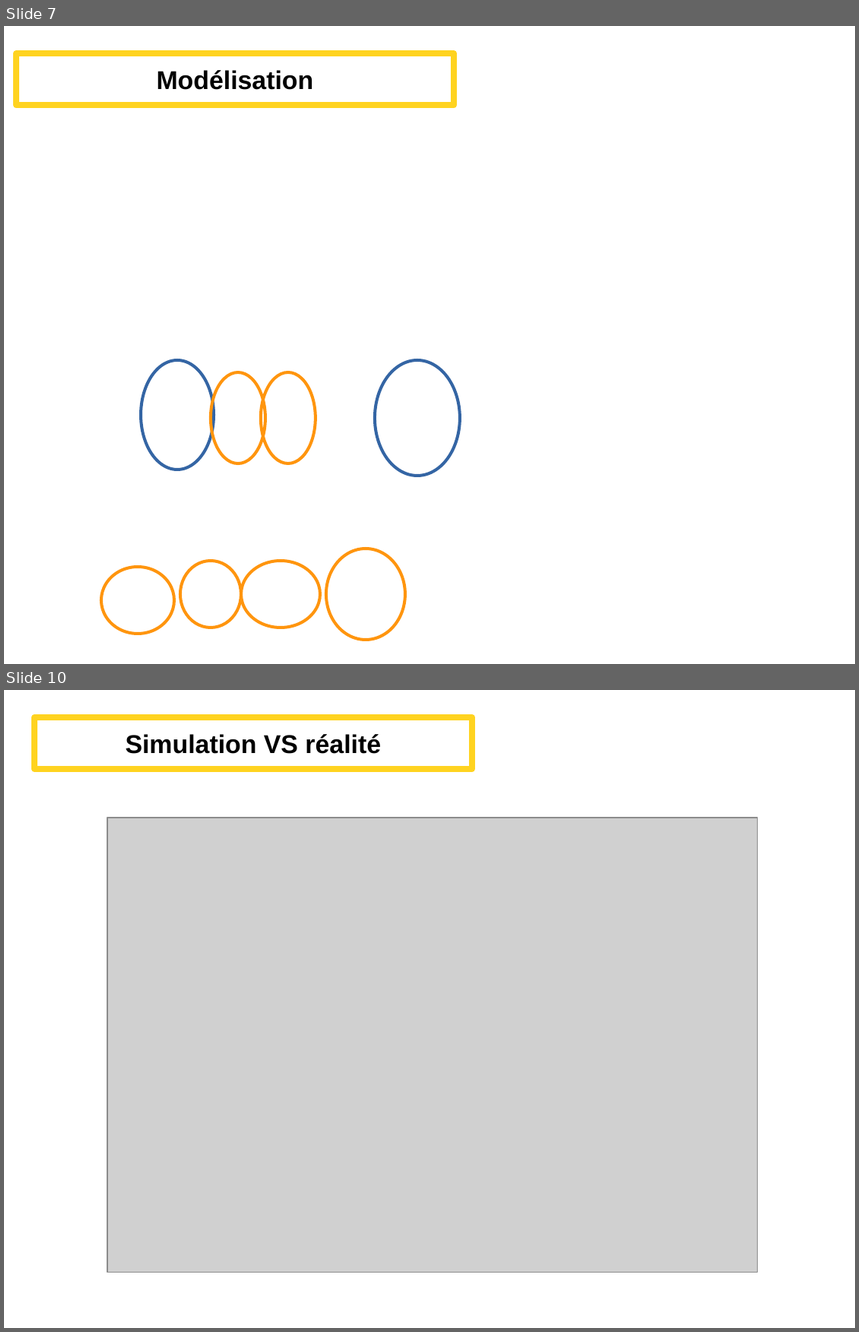
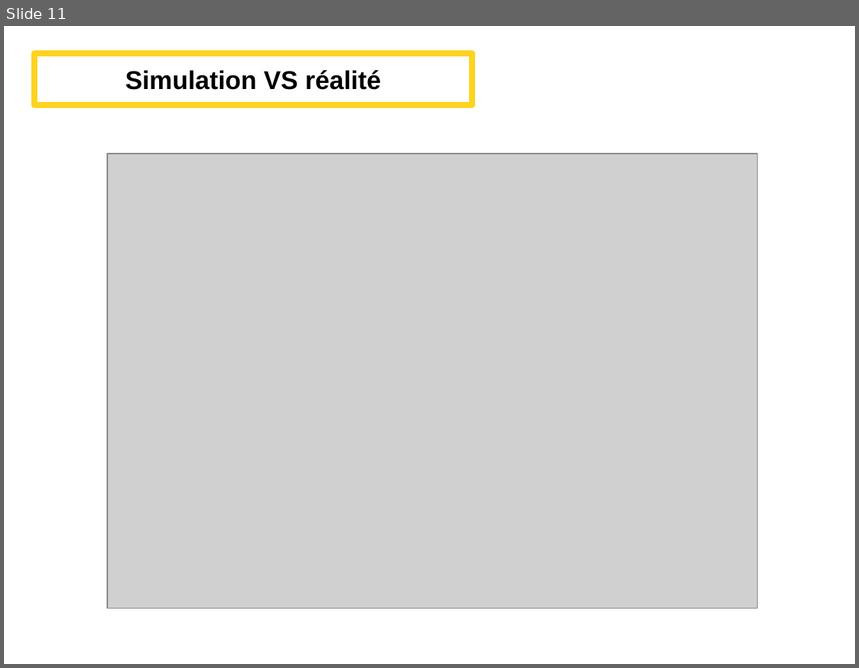
Before and after one commit to Alex-Lec/Projet-2I013-, a slide deck: Présentation_projetRobot.odp. Shown one above the other, each under a label of ours: slides 7 and 10 before the commit, slide 11 after it; the slides between them are not shown. The pictures are 859x1332 and 859x668 pixels, drawn with LibreOffice and Linux fonts; fonts in the diff are those of the drawing; grey boxes stand for pictures; background and template pictures are left out. Boxes give left, top, right and bottom in pixels: in the first picture for what was removed or moved away, otherwise in the second. Text is boxed around its words. In the diff, an @@ line names an element or a change of style, - is before the commit and + after.

```diff
--- a/Présentation_projetRobot.odp
+++ b/Présentation_projetRobot.odp
@@ slide 7 removed at (4,26,855,664), background picture (left out) @@
@@ title removed at (16,54,455,106) @@
-Modélisation
@@ ellipse removed at (141,360,213,470) @@
@@ ellipse removed at (375,360,460,477) @@
@@ ellipse removed at (211,373,266,464) @@
@@ ellipse removed at (261,373,316,464) @@
@@ ellipse removed at (326,549,405,640) @@
@@ ellipse removed at (101,567,174,635) @@
@@ ellipse removed at (180,561,241,629) @@
@@ ellipse removed at (241,561,320,629) @@
@@ what was slide 10 is now slide 11 @@
```
Also in this commit, not shown: 3 slides changed, 3 slides added, 1 other file.
